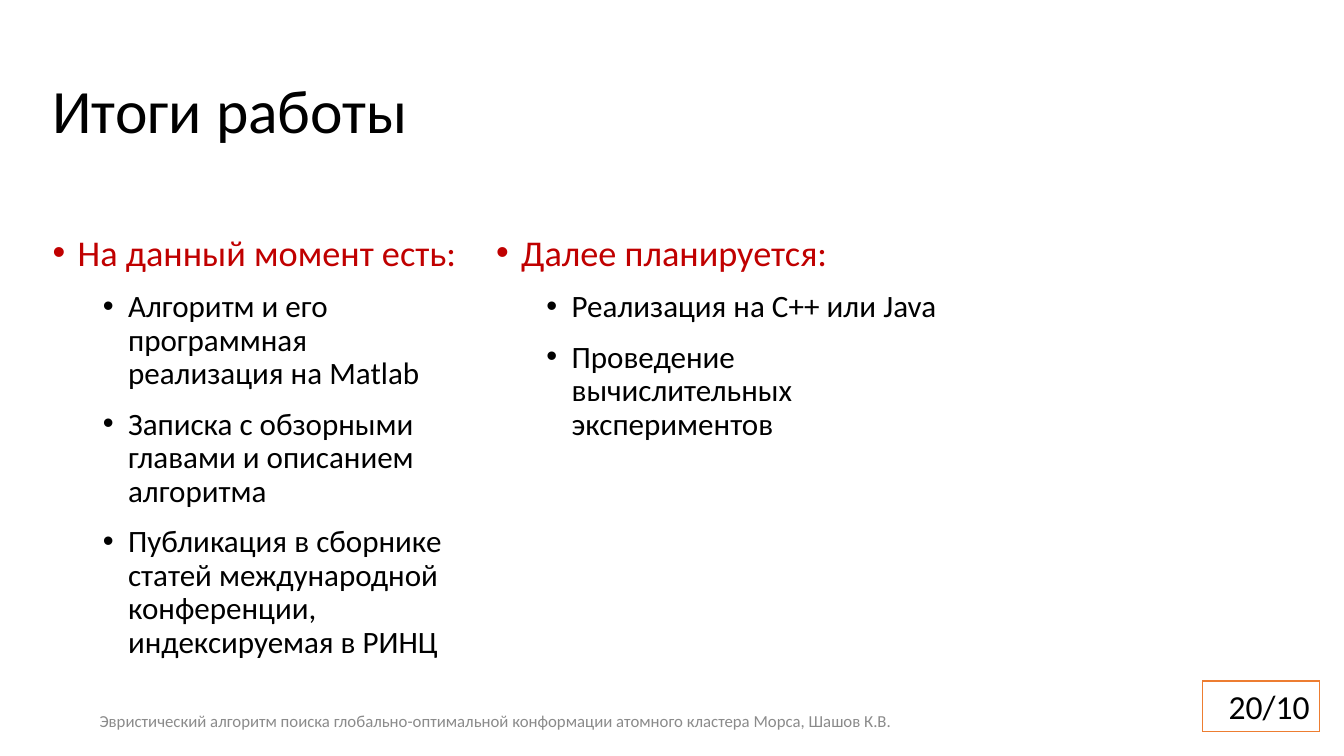
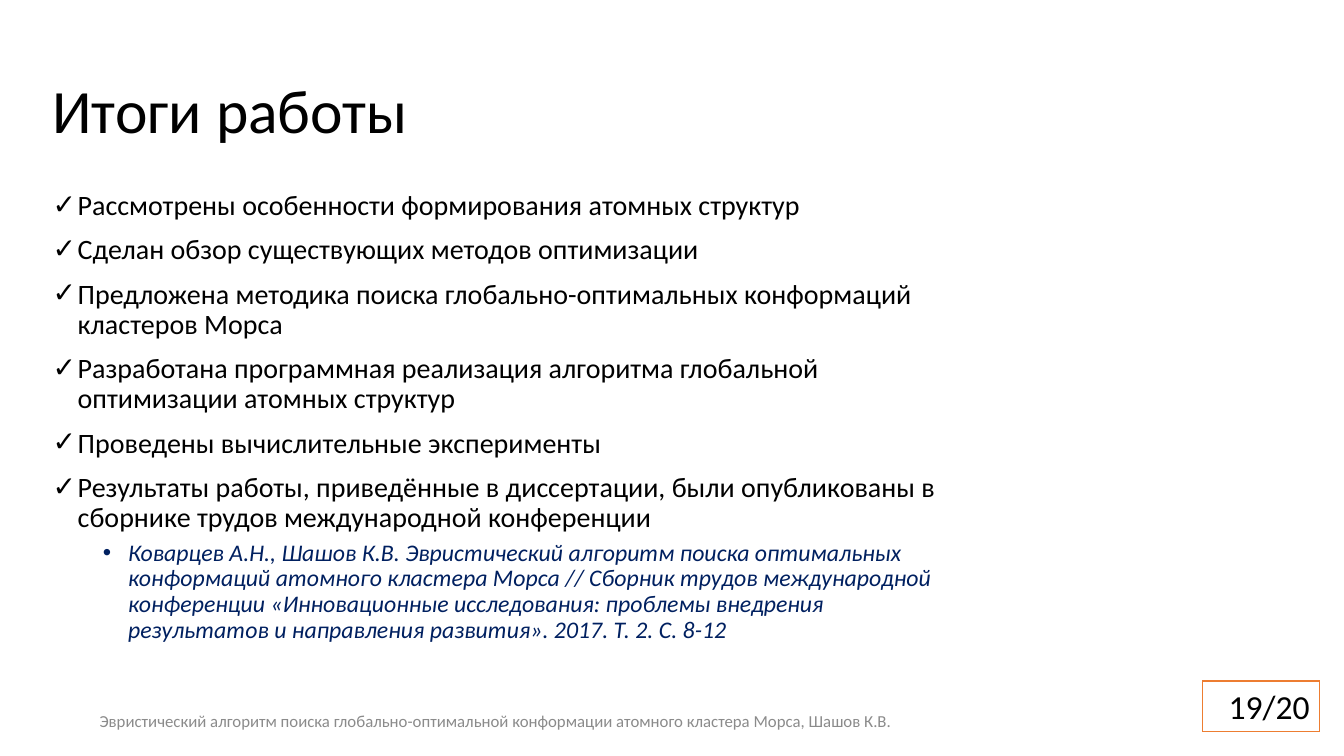
Before and after one commit to kshashov/morse-cluster, a slide deck: slide 19 of docs/6224М Шашов.pptx (slide 20 before the commit). Drawn at 1344x756 pixels with LibreOffice and Linux fonts; fonts in the diff are those of the drawing; background and template pictures are left out. Boxes give left, top, right and bottom in pixels: in the first picture for what was removed or moved away, otherwise in the second. Text is boxed around its words. In the diff, an @@ line names an element or a change of style, - is before the commit and + after.

```diff
--- a/docs/6224М Шашов.pptx
+++ b/docs/6224М Шашов.pptx
@@ text at <box>78,196,934,642</box>: text changed; size 22.2 to 20 pt @@
-• На данный момент есть:
-  • Алгоритм и его программная реализация на Matlab
-  • Записка с обзорными главами и описанием алгоритма
-  • Публикация в сборнике статей международной конференции, индексируемая в РИНЦ
+✓ Рассмотрены особенности формирования атомных структур
+✓ Сделан обзор существующих методов оптимизации
+✓ Предложена методика поиска глобально-оптимальных конформаций кластеров Морса
+✓ Разработана программная реализация алгоритма глобальной оптимизации атомных структур
+✓ Проведены вычислительные эксперименты
+✓ Результаты работы, приведённые в диссертации, были опубликованы в сборнике трудов международной конференции
+  • Коварцев А.Н., Шашов К.В. Эвристический алгоритм поиска оптимальных конформаций атомного кластера Морса // Сборник трудов международной конференции «Инновационные исследования: проблемы внедрения результатов и направления развития». 2017. Т. 2. С. 8-12
@@ text removed at <box>521,242,936,440</box> @@
-• Далее планируется:
-  • Реализация на С++ или Java
-  • Проведение вычислительных экспериментов
@@ page number at <box>1229,695,1310,721</box>: text changed @@
-20/10
+19/20
```
Also in this commit, not shown: 10 other slides changed, 1 slide removed, 3 other files.
